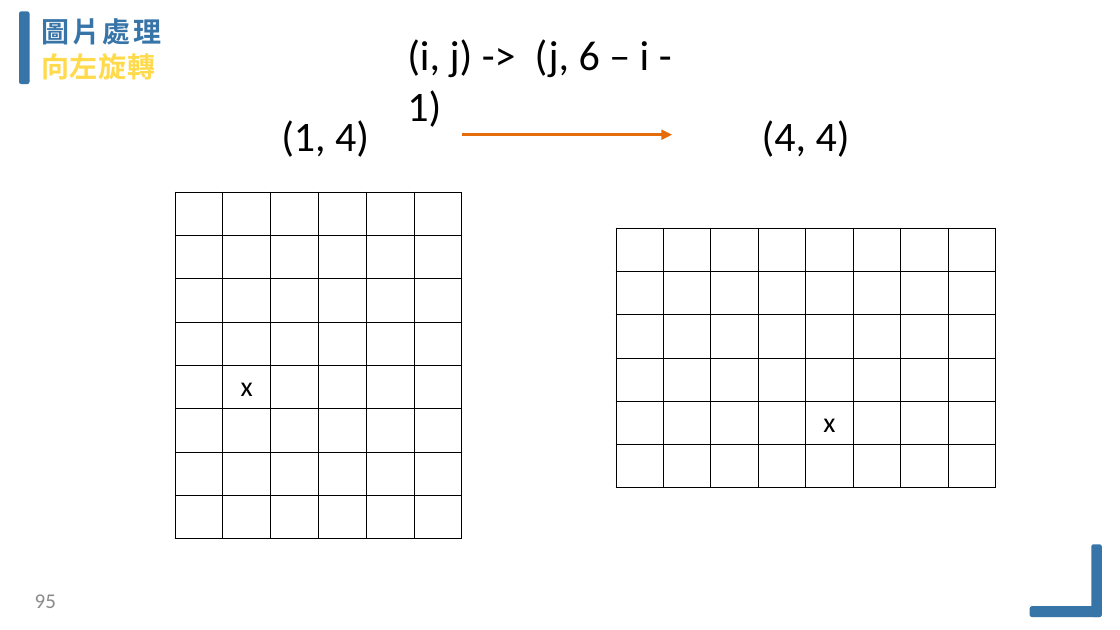
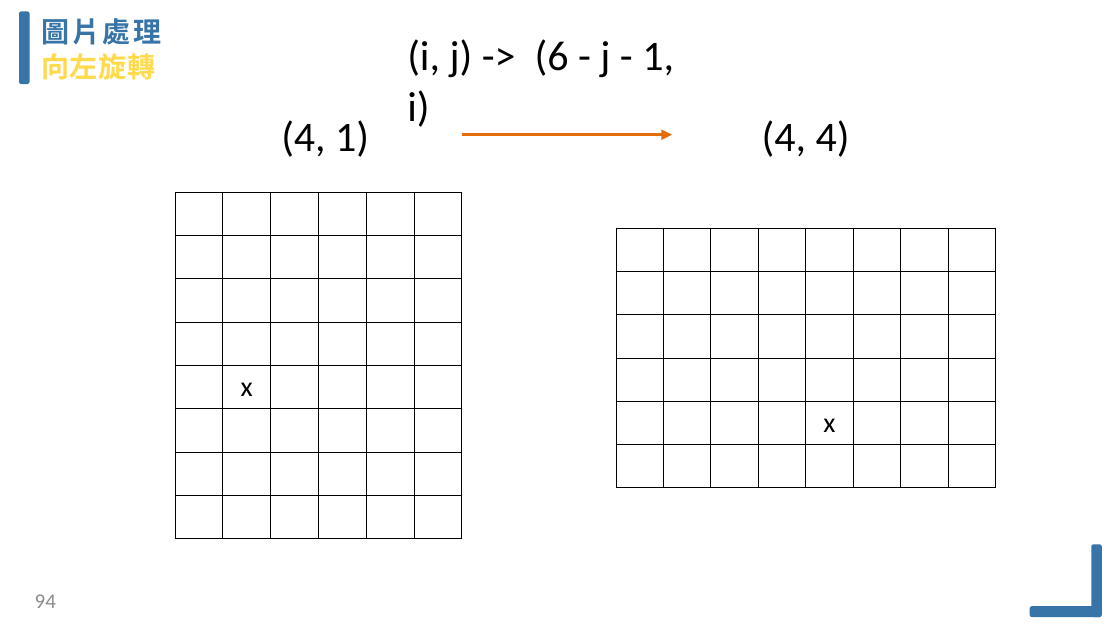
Before and after one commit to Kenchu123/EECamp2020, a slide deck: slide 94 of ppt/python2020-v4.pptx (slide 95 before the commit). Drawn at 1120x630 pixels with LibreOffice and Linux fonts; fonts in the diff are those of the drawing. Boxes give left, top, right and bottom in pixels: in the first picture for what was removed or moved away, otherwise in the second. Text is boxed around its words. In the diff, an @@ line names an element or a change of style, - is before the commit and + after.

```diff
--- a/ppt/python2020-v4.pptx
+++ b/ppt/python2020-v4.pptx
@@ text at [407, 39, 674, 127]: text changed @@
-(i, j) -> (j, 6 – i - 1)
+(i, j) -> (6 - j - 1, i)
@@ text at [281, 120, 369, 157]: text changed @@
-(1, 4)
+(4, 1)
@@ page number at [35, 594, 56, 608]: text changed @@
-95
+94
```
Also in this commit, not shown: 30 other slides changed, 2 slides added, 3 slides removed, 3 other files.
